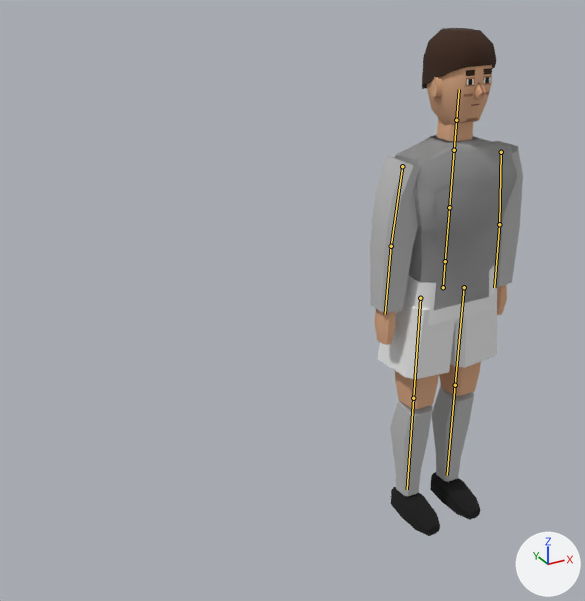
An edit to the glTF model assets/players/generated/player_001.glb, drawn before and after from the same camera.
Rendered twice from a 50 mm lens placed at (-1.78, -2.11, 2.08), pointed at (-0.58, 0.07, 0.99). The axes (+X, +Y, +Z) are drawn at lower right. The lights are the same throughout. The picture after the commit comes second. The bones that change, and the others that lie on the model, are drawn over the model as lines.

In view in the first picture: 'Body', 'Hair', 'Head', 'Shirt_Long', 'Shirt_Short', 'Shorts'.
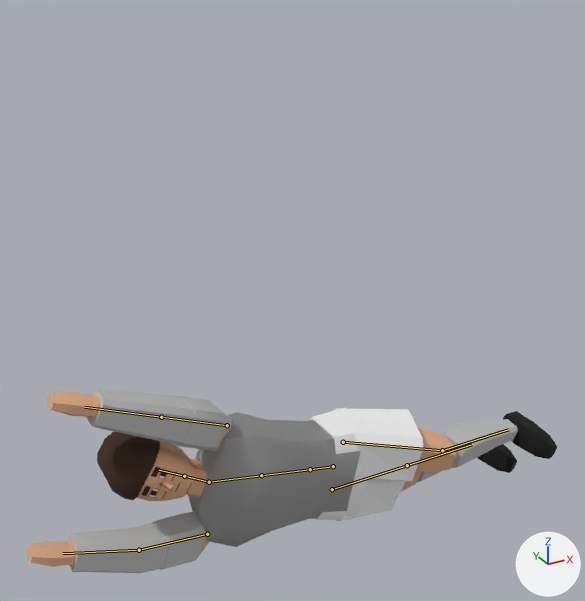
The newer file adds an action. The first version stands in its rest pose; the second is drawn at frame 14 of the action 'DIVE_RIGHT'.

Location of each change, [x1, y1, x2, y2] in pixels of the pictures (585 x 601 px):
'Shirt_Long', posed (90% wider, 8% taller)
    before: [370, 141, 523, 313]
    after: [68, 388, 360, 573]
'Shirt_Short', posed
    before: [371, 135, 523, 310]
    after: [151, 396, 233, 570]
'Body', posed (296% wider, 58% shorter)
    before: [374, 118, 507, 536]
    after: [27, 391, 557, 567]
'Shorts', posed
    before: [378, 266, 497, 379]
    after: [310, 408, 423, 521]
'Hair', posed
    before: [422, 28, 497, 89]
    after: [97, 432, 160, 500]
'Head', posed
    before: [427, 65, 492, 126]
    after: [137, 441, 196, 501]
bone 'Hips', root to tip
    before: (443, 287) to (445, 261)
    after: (333, 466) to (310, 469)
bone 'Neck', root to tip
    before: (454, 150) to (456, 120)
    after: (209, 482) to (184, 476)
bone 'UpperArm.L', root to tip
    before: (501, 152) to (499, 224)
    after: (227, 425) to (161, 417)
bone 'LowerArm.L', root to tip
    before: (499, 224) to (494, 287)
    after: (161, 417) to (84, 407)
bone 'UpperArm.R', root to tip
    before: (402, 166) to (391, 246)
    after: (207, 534) to (139, 550)
bone 'LowerArm.R', root to tip
    before: (391, 246) to (385, 314)
    after: (139, 550) to (62, 553)
bone 'UpperLeg.L', root to tip
    before: (464, 287) to (455, 385)
    after: (343, 442) to (442, 450)
bone 'LowerLeg.L', root to tip
    before: (455, 385) to (447, 475)
    after: (442, 450) to (508, 429)
bone 'UpperLeg.R', root to tip
    before: (420, 298) to (413, 398)
    after: (332, 489) to (407, 465)

Edits to the bpy script that builds the scene:
```text
Change bone_hips:
    where bone_hips = bpy.data.objects['Skeleton'].pose.bones['Hips']
    bone_hips.location: (0.0, 0.0, 0.0) -> (-0.45, -0.62, 0.0)
    bone_hips.rotation_quaternion: (1.0, 0.0, 0.0, 0.0) -> (0.777, 0.0, 0.0, 0.629)  # degrees (0, 0, 0) -> degrees (0, 0, 78)
Change bone_neck:
    where bone_neck = bpy.data.objects['Skeleton'].pose.bones['Neck']  # child of 'Chest'
    bone_neck.rotation_quaternion: (1.0, 0.0, 0.0, 0.0) -> (0.985, 0.0, 0.0, -0.174)  # degrees (0, 0, 0) -> degrees (0, 0, -20)
Change bone_upperarm_l:
    where bone_upperarm_l = bpy.data.objects['Skeleton'].pose.bones['UpperArm.L']  # child of 'Chest'
    bone_upperarm_l.rotation_quaternion: (1.0, 0.0, 0.0, 0.0) -> (-0.087, 0.972, 0.196, 0.1)  # degrees (0, 0, 0) -> degrees (-172, -13, 22)
Change bone_lowerarm_l:
    where bone_lowerarm_l = bpy.data.objects['Skeleton'].pose.bones['LowerArm.L']  # child of 'UpperArm.L'
    bone_lowerarm_l.rotation_quaternion: (1.0, 0.0, 0.0, 0.0) -> (0.996, -0.087, -0.003, -0.003)  # degrees (0, 0, 0) -> degrees (-10, 0, 0)
Change bone_upperarm_r:
    where bone_upperarm_r = bpy.data.objects['Skeleton'].pose.bones['UpperArm.R']  # child of 'Chest'
    bone_upperarm_r.rotation_quaternion: (1.0, 0.0, 0.0, 0.0) -> (0.087, -0.989, 0.023, 0.118)  # degrees (0, 0, 0) -> degrees (-170, 14, -2)
Change bone_lowerarm_r:
    where bone_lowerarm_r = bpy.data.objects['Skeleton'].pose.bones['LowerArm.R']  # child of 'UpperArm.R'
    bone_lowerarm_r.rotation_quaternion: (1.0, 0.0, 0.0, 0.0) -> (0.996, -0.087, 0.003, 0.003)  # degrees (0, 0, 0) -> degrees (-10, 0, 0)
Change bone_upperleg_l:
    where bone_upperleg_l = bpy.data.objects['Skeleton'].pose.bones['UpperLeg.L']  # child of 'Hips'
    bone_upperleg_l.rotation_quaternion: (1.0, 0.0, 0.0, 0.0) -> (0.988, -0.13, 0.086, 0.011)  # degrees (0, 0, 0) -> degrees (-15, 10, 0)
Change bone_lowerleg_l:
    where bone_lowerleg_l = bpy.data.objects['Skeleton'].pose.bones['LowerLeg.L']  # child of 'UpperLeg.L'
    bone_lowerleg_l.rotation_quaternion: (1.0, 0.0, 0.0, 0.0) -> (0.976, 0.216, 0.0, 0.0)  # degrees (0, 0, 0) -> degrees (25, 0, 0)
Change bone_upperleg_r:
    where bone_upperleg_r = bpy.data.objects['Skeleton'].pose.bones['UpperLeg.R']  # child of 'Hips'
    bone_upperleg_r.rotation_quaternion: (1.0, 0.0, 0.0, 0.0) -> (0.992, 0.087, 0.087, -0.008)  # degrees (0, 0, 0) -> degrees (10, 10, 0)
```
